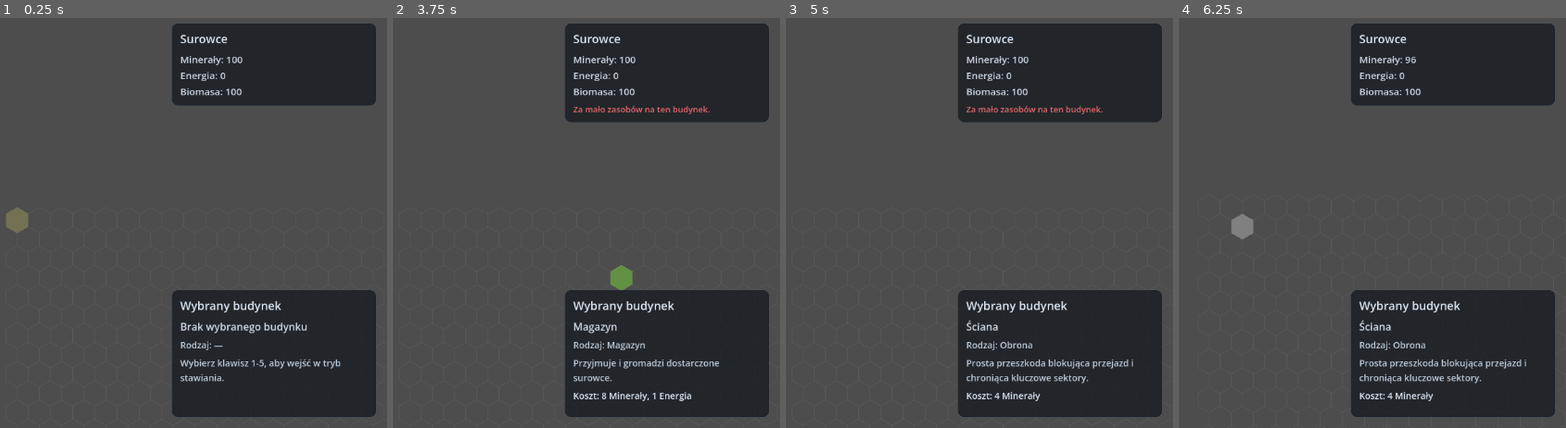
Above: before the commit, frames 1-4 (left to right).
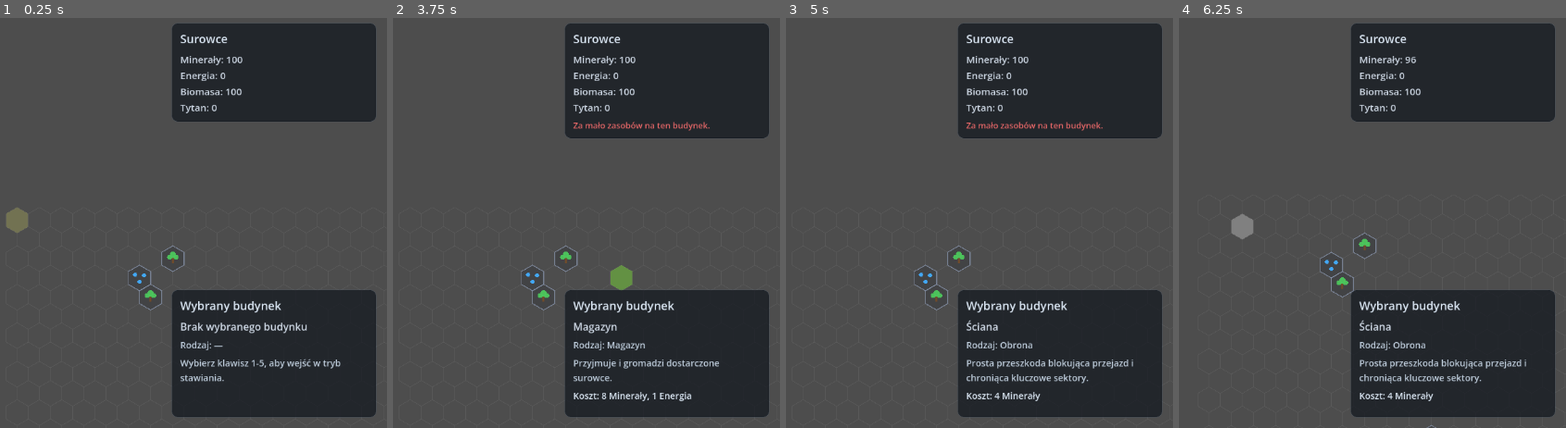
Above: after the commit, the same moments.

Repository: startrek1p2p/factory_game
Game: Godot game, scene res://scenes/main.tscn
Two runs of this game, one before a commit and one after it. Both use one fixed random seed, a clock stepped at 60 frames per second and the inputs below.
Inputs (mouse positions are in pixels of both pictures, inside the frame that each line leads up to):
- Up to frame 1 (0.25 s): no input
- Up to frame 2 (3.75 s): tap Enter at 0.5, 2, 3.5 s; move the mouse to (571, 198) at 0.52 s; tap 3 (build_conveyor) at 0.6 s; click (571, 198) at 0.67 s; tap Space at 1.25, 2.75 s; move the mouse to (outside the picture) at 1.27 s; tap 0 (build_disable) at 1.35 s; click (outside the picture) at 1.42 s; move the mouse to (485, 128) at 2.02 s; tap 2 (build_mine) at 2.1 s; click (485, 128) at 2.17 s; move the mouse to (outside the picture) at 2.77 s; tap 5 (build_solar_panel) at 2.85 s; click (outside the picture) at 2.92 s; move the mouse to (632, 284) at 3.52 s; tap 4 (build_storage) at 3.6 s; click (632, 284) at 3.67 s
- Up to frame 3 (5 s): tap Space at 4.25 s; move the mouse to (outside the picture) at 4.27 s; tap 1 (build_wall) at 4.35 s; click (outside the picture) at 4.42 s
- Up to frame 4 (6.25 s): move the mouse to (1233, 218) at 5.02 s; tap S (camera_move_down) at 5.1 s; click (1233, 218) at 5.17 s; move the mouse to (outside the picture) at 5.77 s; tap A (camera_move_left) at 5.85 s; click (outside the picture) at 5.92 s

The runs differ from the first frame. In frame 1, 2.3% of the frame differs, in the area x 33-98%, y 20-72%; in frame 2, 2.5%, in the area x 33-98%, y 21-72%; in frame 3, 2.5%; in frame 4, 2.3%.

Commit message:
Dodaj generowane złoża surowców i ich wizualizację

Diff:
--- a/scenes/main.tscn
+++ b/scenes/main.tscn
@@ -57,7 +57,7 @@
 theme_override_font_sizes/font_size = 18
 
 [node name="ResourcesValue" type="Label" parent="UI/TopRightMargin/ResourcesPanel/ResourcesVBox"]
-text = "Minerały: 100\nEnergia: 100\nBiomasa: 100"
+text = "Minerały: 100\nEnergia: 0\nBiomasa: 100\nTytan: 0"
 autowrap_mode = 2
 theme_override_colors/font_color = Color(0.84, 0.88, 0.93, 0.95)
 theme_override_font_sizes/font_size = 15
--- a/scripts/GridManager.gd
+++ b/scripts/GridManager.gd
@@ -18,6 +18,16 @@
 	SOLAR_PANEL
 }
 
+enum ResourceType {
+	NONE,
+	IRON,
+	BIOMASS,
+	TITANIUM
+}
+
+const MIN_RESOURCE_NODES_PER_TYPE := 2
+const MAX_RESOURCE_NODES_PER_TYPE := 5
+
 enum Direction {
 	EAST,
 	NORTHEAST,
@@ -33,6 +43,7 @@
 	initialize_grid()
 
 func initialize_grid():
+	randomize()
 	grid_data.clear()
 
 	for y in range(GRID_HEIGHT):
@@ -41,19 +52,62 @@
 			row.append(create_empty_cell())
 		grid_data.append(row)
 
-func create_empty_cell() -> Dictionary:
+	generate_resource_nodes()
+
+func create_empty_cell(resource_type: int = ResourceType.NONE) -> Dictionary:
 	return {
 		"type": BuildingType.EMPTY,
 		"direction": Direction.EAST,
-		"item": null
+		"item": null,
+		"resource": resource_type
 	}
 
-func create_cell(building_type: int, direction: int = Direction.EAST) -> Dictionary:
+func create_cell(building_type: int, direction: int = Direction.EAST, resource_type: int = ResourceType.NONE) -> Dictionary:
 	return {
 		"type": building_type,
 		"direction": direction,
-		"item": null
+		"item": null,
+		"resource": resource_type
 	}
+
+func get_resource_at(tile: Vector2i) -> int:
+	return get_cell(tile).get("resource", ResourceType.NONE)
+
+func has_resource(tile: Vector2i) -> bool:
+	return get_resource_at(tile) != ResourceType.NONE
+
+func generate_resource_nodes() -> void:
+	_place_resource_group(ResourceType.IRON)
+	_place_resource_group(ResourceType.BIOMASS)
+	_place_resource_group(ResourceType.TITANIUM)
+
+func _place_resource_group(resource_type: int) -> void:
+	var target_amount := randi_range(MIN_RESOURCE_NODES_PER_TYPE, MAX_RESOURCE_NODES_PER_TYPE)
+	var placed := 0
+	var attempts := 0
+	var max_attempts := GRID_WIDTH * GRID_HEIGHT * 6
+
+	while placed < target_amount and attempts < max_attempts:
+		attempts += 1
+		var tile := Vector2i(randi_range(0, GRID_WIDTH - 1), randi_range(0, GRID_HEIGHT - 1))
+		if has_resource(tile):
+			continue
+
+		grid_data[tile.y][tile.x]["resource"] = resource_type
+		placed += 1
+
+	if placed < MIN_RESOURCE_NODES_PER_TYPE:
+		for y in range(GRID_HEIGHT):
+			for x in range(GRID_WIDTH):
+				if placed >= MIN_RESOURCE_NODES_PER_TYPE:
+					return
+
+				var tile := Vector2i(x, y)
+				if has_resource(tile):
+					continue
+
+				grid_data[tile.y][tile.x]["resource"] = resource_type
+				placed += 1
 
 func is_tile_in_bounds(tile: Vector2i) -> bool:
 	return tile.x >= 0 and tile.y >= 0 and tile.x < GRID_WIDTH and tile.y < GRID_HEIGHT
@@ -63,13 +117,15 @@
 		return false
 
 	if building_type == BuildingType.EMPTY:
-		grid_data[tile.y][tile.x] = create_empty_cell()
+		var resource_type: int = get_resource_at(tile)
+		grid_data[tile.y][tile.x] = create_empty_cell(resource_type)
 		return true
 
 	if grid_data[tile.y][tile.x]["type"] != BuildingType.EMPTY:
 		return false
 
-	grid_data[tile.y][tile.x] = create_cell(building_type, direction)
+	var resource_type: int = get_resource_at(tile)
+	grid_data[tile.y][tile.x] = create_cell(building_type, direction, resource_type)
 	return true
 
 func get_cell(tile: Vector2i) -> Dictionary:
--- a/scripts/Simulation.gd
+++ b/scripts/Simulation.gd
@@ -63,9 +63,11 @@
 				continue
 			if not is_mine_active(tile):
 				continue
+			if not grid.has_resource(tile):
+				continue
 
 			if input_snapshot[tile] == null:
-				next_state[tile] = "ore"
+				next_state[tile] = _resource_to_item_name(grid.get_resource_at(tile))
 
 func collect_mine_moves_from_snapshot(input_snapshot: Dictionary):
 	for y in range(grid.GRID_HEIGHT):
@@ -76,11 +78,13 @@
 			if cell["type"] != grid.BuildingType.MINE:
 				continue
 			if not is_mine_active(tile):
+				continue
+			if not grid.has_resource(tile):
 				continue
 
 			var item = input_snapshot[tile]
 			if item == null:
-				item = "ore"
+				item = _resource_to_item_name(grid.get_resource_at(tile))
 
 			plan_single_step_move_from_snapshot(tile, cell["direction"], item, input_snapshot, "mine")
 
@@ -150,7 +154,7 @@
 		if to_cell["type"] == grid.BuildingType.CONVEYOR:
 			next_state[to_tile] = move["item"]
 		elif to_cell["type"] == grid.BuildingType.STORAGE:
-			economy_state.add_resource(EconomyStateScript.RESOURCE_MINERALS, 1)
+			_add_item_to_economy(str(move["item"]))
 
 func commit_next_state_to_grid(next_state: Dictionary):
 	for tile in next_state.keys():
@@ -196,3 +200,23 @@
 
 func sync_energy_to_economy_state() -> void:
 	economy_state.resources[EconomyStateScript.RESOURCE_ENERGY] = energy_available
+
+func _resource_to_item_name(resource_type: int) -> String:
+	match resource_type:
+		grid.ResourceType.IRON:
+			return "iron"
+		grid.ResourceType.BIOMASS:
+			return "biomass"
+		grid.ResourceType.TITANIUM:
+			return "titanium"
+		_:
+			return "iron"
+
+func _add_item_to_economy(item_name: String) -> void:
+	match item_name:
+		"biomass":
+			economy_state.add_resource(EconomyStateScript.RESOURCE_BIOMASS, 1)
+		"titanium":
+			economy_state.add_resource(EconomyStateScript.RESOURCE_TITANIUM, 1)
+		_:
+			economy_state.add_resource(EconomyStateScript.RESOURCE_MINERALS, 1)
--- a/scripts/WorldRenderer.gd
+++ b/scripts/WorldRenderer.gd
@@ -11,6 +11,7 @@
 		return
 
 	draw_grid()
+	draw_resources()
 	draw_hovered_tile()
 	draw_buildings()
 	draw_items()
@@ -53,6 +54,26 @@
 				grid.BuildingType.SOLAR_PANEL:
 					draw_colored_polygon(polygon, Color(0.95, 0.9, 0.25))
 
+func draw_resources():
+	for y in range(grid.GRID_HEIGHT):
+		for x in range(grid.GRID_WIDTH):
+			var tile = Vector2i(x, y)
+			var resource_type: int = grid.get_resource_at(tile)
+			if resource_type == grid.ResourceType.NONE:
+				continue
+
+			var center = grid.grid_to_world(tile)
+			draw_colored_polygon(_hex_fill_points(center), Color(0.15, 0.17, 0.2, 0.28))
+			draw_polyline(_hex_outline_points(center), Color(0.55, 0.6, 0.7, 0.65), 1.4)
+
+			match resource_type:
+				grid.ResourceType.IRON:
+					_draw_resource_dots(center, Color(1.0, 0.58, 0.22, 0.95))
+				grid.ResourceType.BIOMASS:
+					_draw_tree_icon(center)
+				grid.ResourceType.TITANIUM:
+					_draw_resource_dots(center, Color(0.26, 0.68, 1.0, 0.95))
+
 func draw_items():
 	for y in range(grid.GRID_HEIGHT):
 		for x in range(grid.GRID_WIDTH):
@@ -63,7 +84,7 @@
 				continue
 
 			var center = grid.grid_to_world(tile)
-			draw_circle(center, 6.0, Color(0.9, 0.9, 0.1))
+			draw_circle(center, 6.0, _item_color(str(item)))
 
 func draw_build_preview():
 	if not grid.is_tile_in_bounds(hovered_tile):
@@ -128,3 +149,30 @@
 	var points := _hex_fill_points(center)
 	points.append(points[0])
 	return points
+
+func _draw_resource_dots(center: Vector2, dot_color: Color) -> void:
+	var offsets := [
+		Vector2(-7.0, -5.0),
+		Vector2(7.0, -4.0),
+		Vector2(0.0, 6.0)
+	]
+	for offset in offsets:
+		draw_circle(center + offset, 3.2, dot_color)
+
+func _draw_tree_icon(center: Vector2) -> void:
+	var trunk_color := Color(0.46, 0.3, 0.16, 0.95)
+	var leaves_color := Color(0.3, 0.78, 0.36, 0.95)
+
+	draw_line(center + Vector2(0.0, 7.0), center + Vector2(0.0, -1.0), trunk_color, 2.8)
+	draw_circle(center + Vector2(0.0, -6.0), 5.0, leaves_color)
+	draw_circle(center + Vector2(-5.0, -2.5), 4.0, leaves_color)
+	draw_circle(center + Vector2(5.0, -2.5), 4.0, leaves_color)
+
+func _item_color(item_name: String) -> Color:
+	match item_name:
+		"biomass":
+			return Color(0.35, 0.86, 0.42)
+		"titanium":
+			return Color(0.28, 0.72, 1.0)
+		_:
+			return Color(1.0, 0.62, 0.24)
--- a/scripts/controllers/UIController.gd
+++ b/scripts/controllers/UIController.gd
@@ -70,6 +70,7 @@
 		int(resources.get("Energia", 0)),
 		int(resources.get("Biomasa", 0))
 	]
+	resources_value_label.text += "\nTytan: %d" % int(resources.get("Tytan", 0))
 
 func refresh_selected_building_panel(selected_building: int, build_mode_enabled: bool) -> void:
 	if not build_mode_enabled:
--- a/scripts/models/EconomyState.gd
+++ b/scripts/models/EconomyState.gd
@@ -4,11 +4,13 @@
 const RESOURCE_MINERALS := "Minerały"
 const RESOURCE_ENERGY := "Energia"
 const RESOURCE_BIOMASS := "Biomasa"
+const RESOURCE_TITANIUM := "Tytan"
 
 var resources: Dictionary = {
 	RESOURCE_MINERALS: 100,
 	RESOURCE_ENERGY: 0,
-	RESOURCE_BIOMASS: 100
+	RESOURCE_BIOMASS: 100,
+	RESOURCE_TITANIUM: 0
 }
 
 func can_afford(cost: Dictionary) -> bool:
